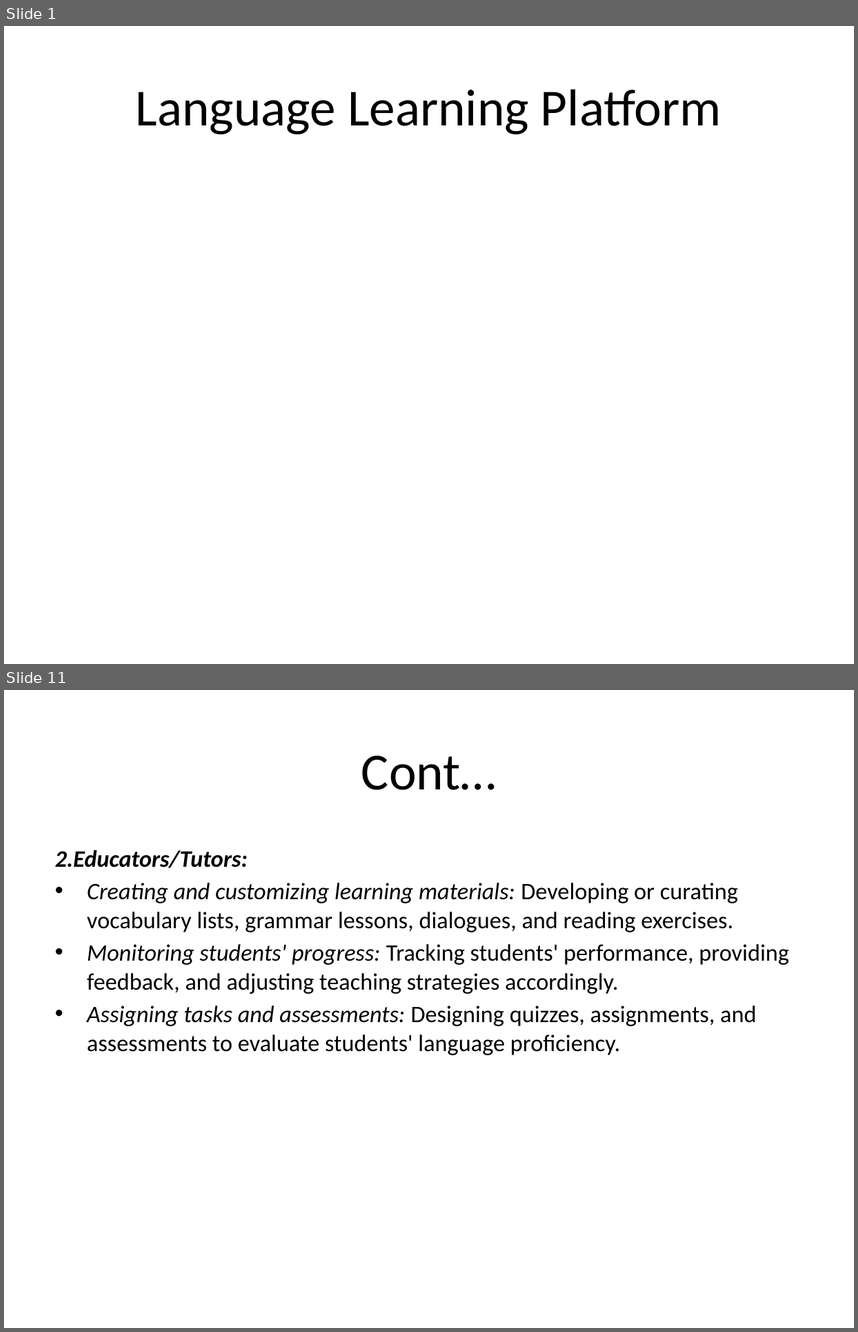
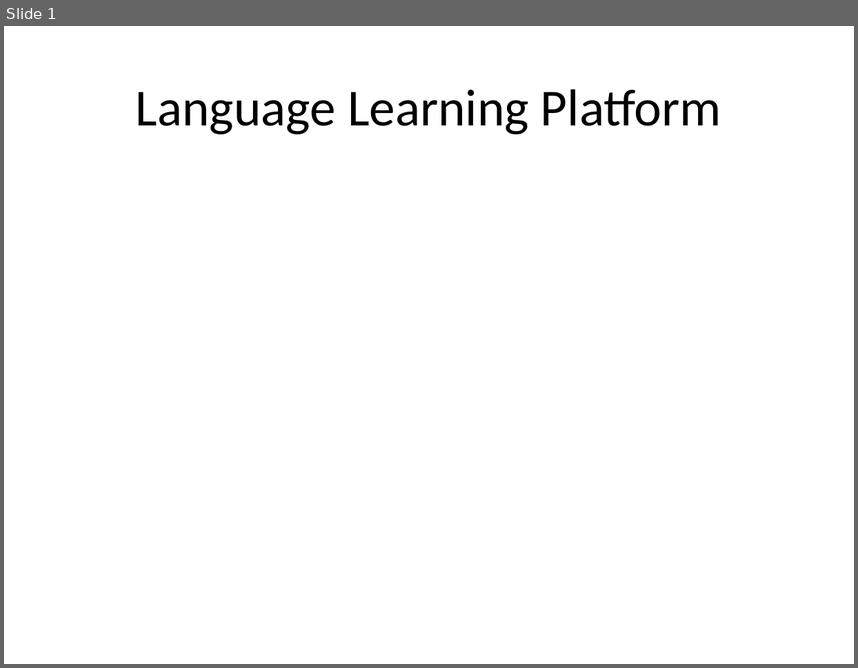
Before and after one commit to VictorMK22/PixelPioneers, a slide deck: Presentation1.pptx. Shown one above the other, each under a label of ours: slides 1 and 11 before the commit, slide 1 after it; the slides between them are not shown. The pictures are 858x1332 and 858x668 pixels, drawn with LibreOffice and Linux fonts; fonts in the diff are those of the drawing. Boxes give left, top, right and bottom in pixels: in the first picture for what was removed or moved away, otherwise in the second. Text is boxed around its words. In the diff, an @@ line names an element or a change of style, - is before the commit and + after.

```diff
--- a/Presentation1.pptx
+++ b/Presentation1.pptx
@@ slide 11 removed at [4,690,854,1328], background #FFFFFF @@
@@ title removed at [361,756,497,790] @@
-Cont…
@@ text removed at [55,850,789,1055] @@
-2.Educators/Tutors:
-• Creating and customizing learning materials: Developing or curating vocabulary lists, grammar lessons, dialogues, and reading exercises.
-• Monitoring students' progress: Tracking students' performance, providing feedback, and adjusting teaching strategies accordingly.
-• Assigning tasks and assessments: Designing quizzes, assignments, and assessments to evaluate students' language proficiency.
```
Also in this commit, not shown: 3 slides changed, 29 slides added, 12 other slides removed, 2 other files.
